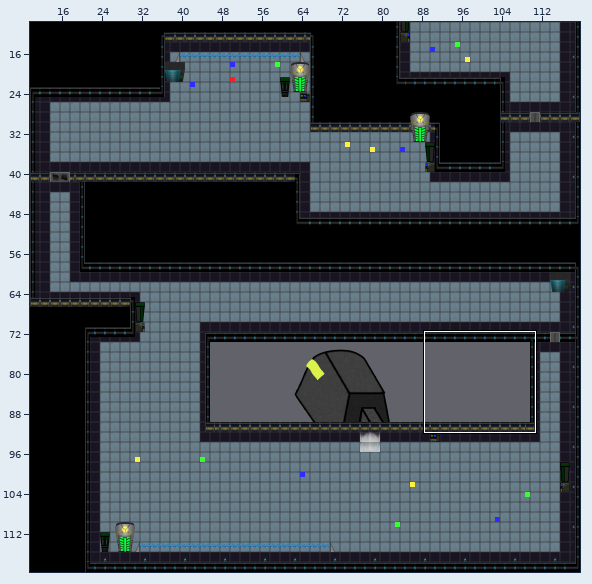
Tiled map: Level 5.tmx. Above, an overview of the earlier version with the close-up marked.
Close-up. Before:
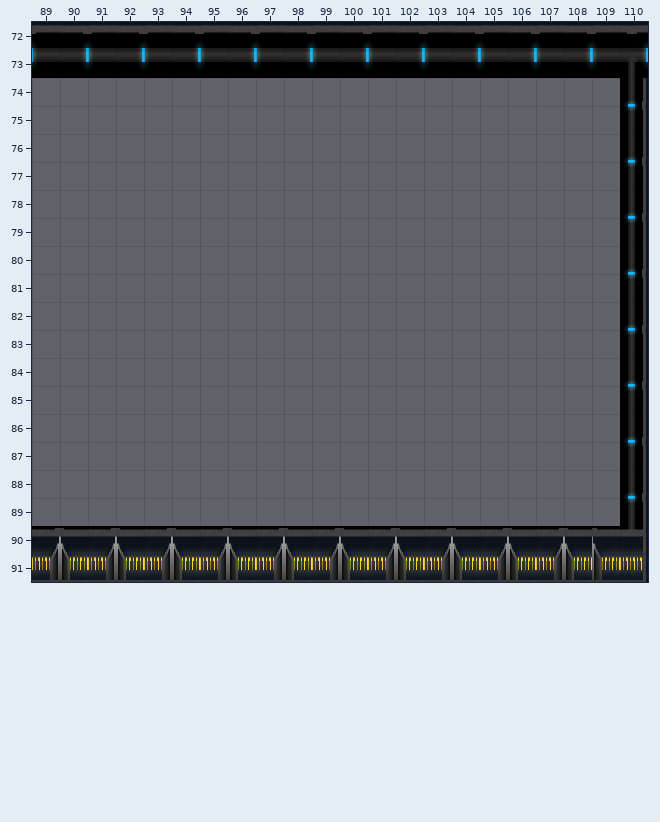
Cells are 32x32 px. Shown: x 89..110, y 72..91. The commit also changed other parts of the map, which this record leaves out.
New version:
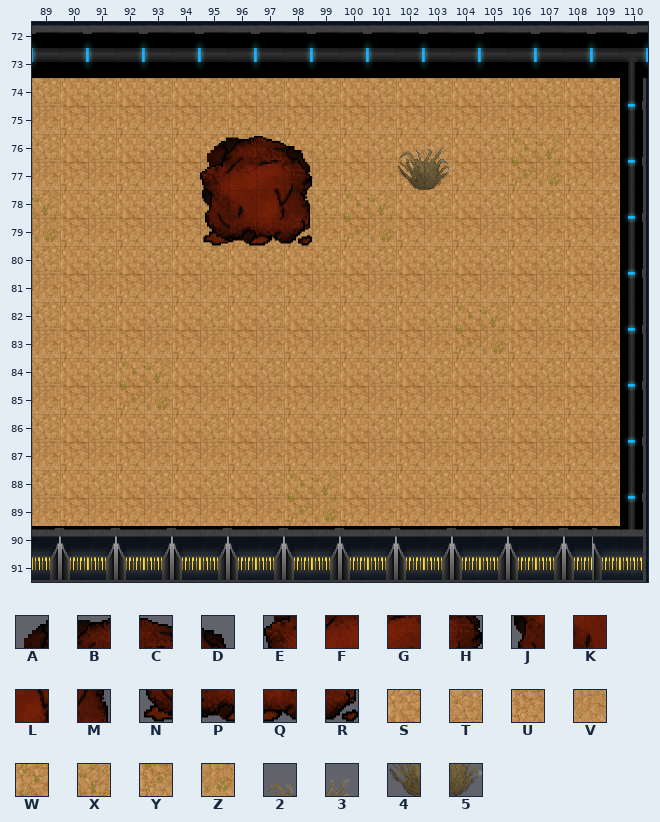
Key: from "LBoulderSA": A 0, B 1, C 2, D 3, E 4, F 5, G 6, H 7, J 8, K 9, L 10, M 11, N 12, P 13, Q 14, R 15; from "WDirt": S 0, T 1, U 2, V 3; from "WDirt+Grass": W 0, X 1, Y 2, Z 3; from "Wasteland Bush": 2 0, 3 1, 4 2, 5 3.
_ is an empty cell.
Tiles of an added or newly shown layer are drawn over the layers below it.
Change:
Changed rows in their new state; . is an unchanged cell.
Layer "Wasteland" (added):
first column x 89:
74 TSTSTSTSTSTSTSTSTSTST
75 VUVUVUVUVUVUVUVUVUVUV
76 TSTSTSTSTSTSTSTSTWXST
77 VUVUVUV..UVUVUVUVYZUV
78 XSTSTST..STWXSTSTSTST
79 ZUVUVUVUVUVYZUVUVUVUV
80 TSTSTSTSTSTSTSTSTSTST
81 VUVUVUVUVUVUVUVUVUVUV
82 TSTSTSTSTSTSTSTWXSTST
83 VUVUVUVUVUVUVUVYZUVUV
84 TSTWXSTSTSTSTSTSTSTST
85 VUVYZUVUVUVUVUVUVUVUV
86 TSTSTSTSTSTSTSTSTSTST
87 VUVUVUVUVUVUVUVUVUVUV
88 TSTSTSTSTWXSTSTSTSTST
89 VUVUVUVUVYZUVUVUVUVUV
Layer "Ship":
first column x 95:
76 ABCD...23
77 EFGH...45
78 JKLM.....
79 NPQR.....
